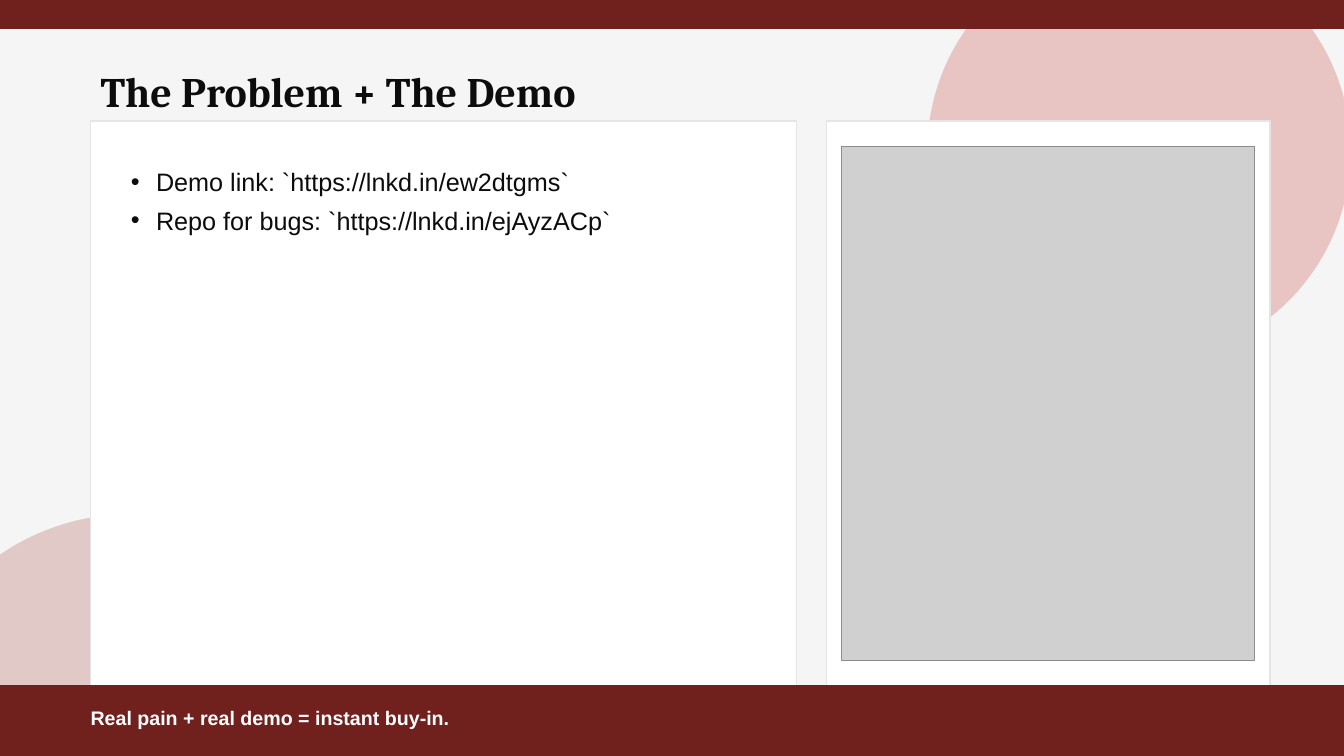
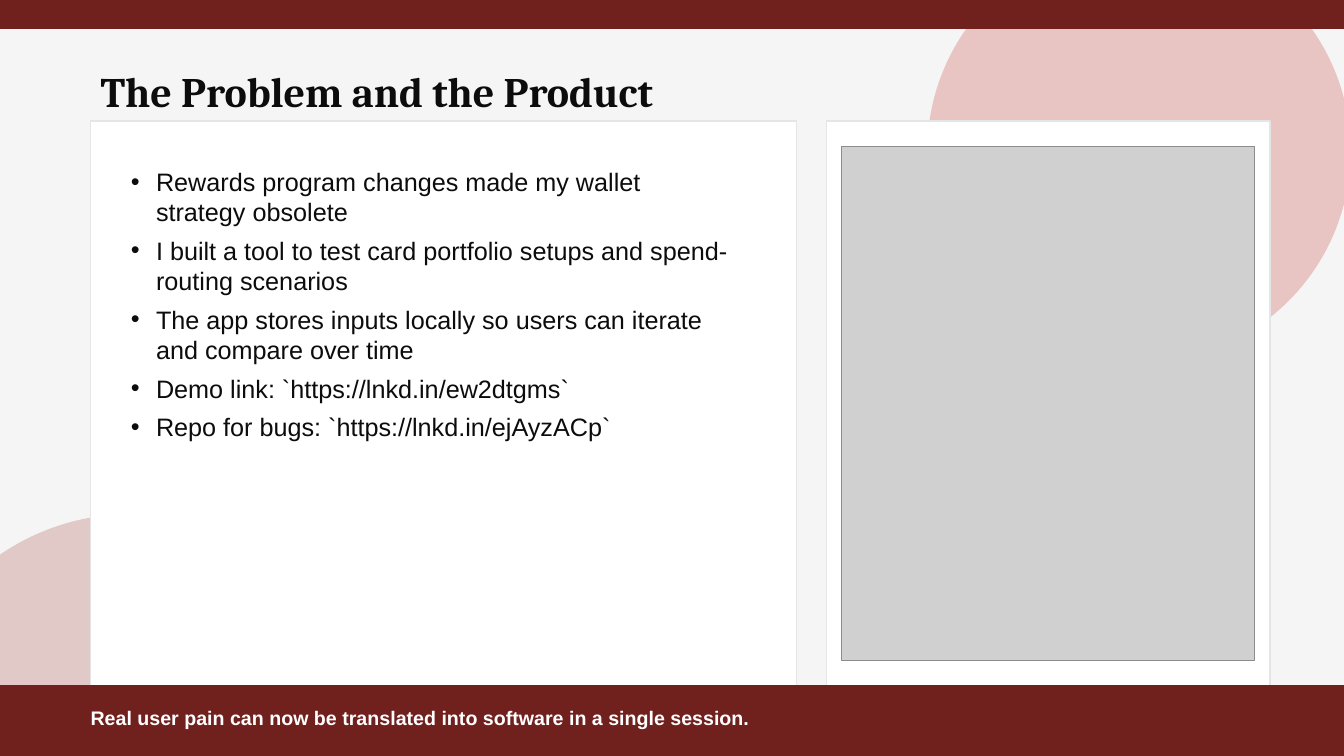
Before and after one commit to sd5969/whats-in-your-wallet, a slide deck: slide 3 of slides/deck.pptx. Drawn at 1344x756 pixels with LibreOffice and Linux fonts; fonts in the diff are those of the drawing; grey boxes stand for pictures. Boxes give left, top, right and bottom in pixels: in the first picture for what was removed or moved away, otherwise in the second. Text is boxed around its words. In the diff, an @@ line names an element or a change of style, - is before the commit and + after.

```diff
--- a/slides/deck.pptx
+++ b/slides/deck.pptx
@@ text at (x1=101, y1=77, x2=653, y2=108): text changed @@
-The Problem + The Demo
+The Problem and the Product
@@ text at (x1=156, y1=172, x2=727, y2=365): paragraphs added @@
+• Rewards program changes made my wallet strategy obsolete
+• I built a tool to test card portfolio setups and spend-routing scenarios
+• The app stores inputs locally so users can iterate and compare over time
@@ text at (x1=91, y1=710, x2=748, y2=729): text changed @@
-Real pain + real demo = instant buy‑in.
+Real user pain can now be translated into software in a single session.
```
Also in this commit, not shown: 2 other slides changed, 5 slides added, 5 slides removed, 1 other file.
